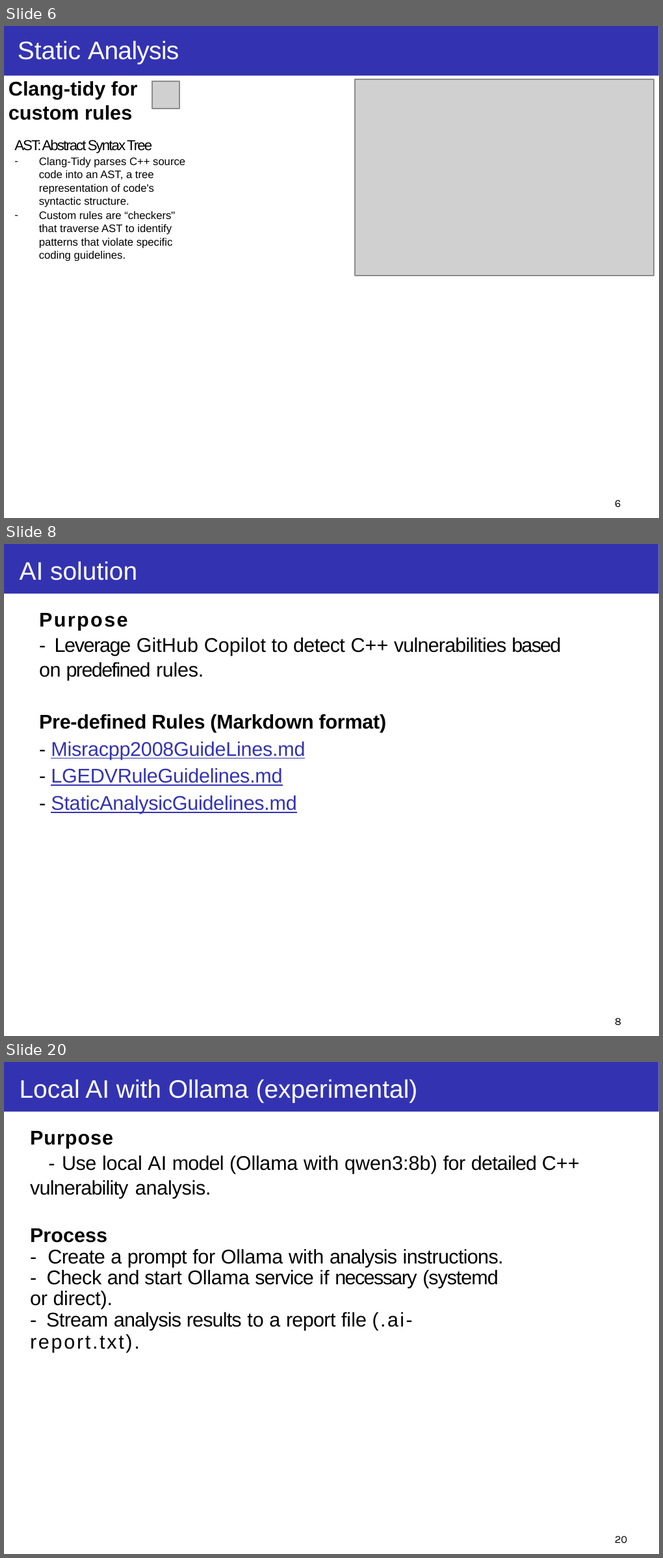
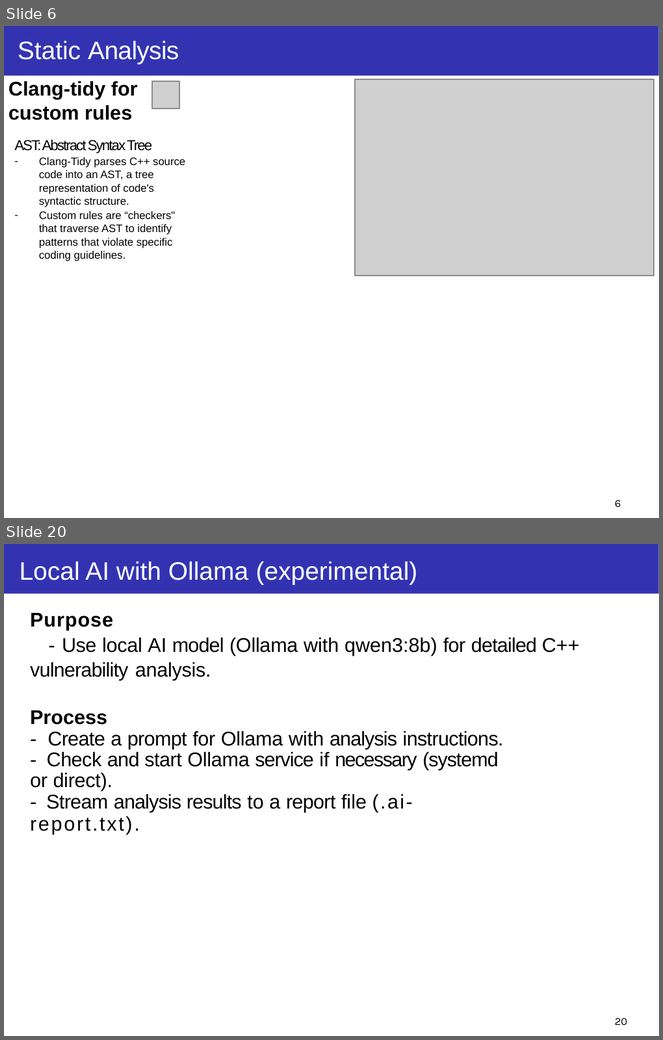
Before and after one commit to taikt/codefun, a slide deck: deepl/code_guard/doc/Code-Guard.pptx. Shown one above the other, each under a label of ours: slides 6, 8 and 20 before the commit, slides 6 and 20 after it; the slides between them are not shown. The pictures are 663x1558 and 663x1040 pixels, drawn with LibreOffice and Linux fonts; fonts in the diff are those of the drawing; grey boxes stand for pictures; background and template pictures are left out. Boxes give left, top, right and bottom in pixels: in the first picture for what was removed or moved away, otherwise in the second. Text is boxed around its words. In the diff, an @@ line names an element or a change of style, - is before the commit and + after.

```diff
--- a/deepl/code_guard/doc/Code-Guard.pptx
+++ b/deepl/code_guard/doc/Code-Guard.pptx
@@ slide 8 removed at (4, 544, 659, 1036), background #FFFFFF; not listed: 1 template element that a slide beside it also shows @@
@@ title removed at (20, 562, 137, 580) @@
-AI solution
@@ text removed at (39, 613, 561, 814) @@
-Purpose
-- Leverage GitHub Copilot to detect C++ vulnerabilities based on predefined rules.
-Pre-defined Rules (Markdown format)
-- Misracpp2008GuideLines.md
-- LGEDVRuleGuidelines.md
-- StaticAnalysicGuidelines.md
@@ page number removed at (615, 1018, 622, 1025) @@
-8
```
Also in this commit, not shown: 6 slides changed, 7 slides added, 6 other slides removed.
